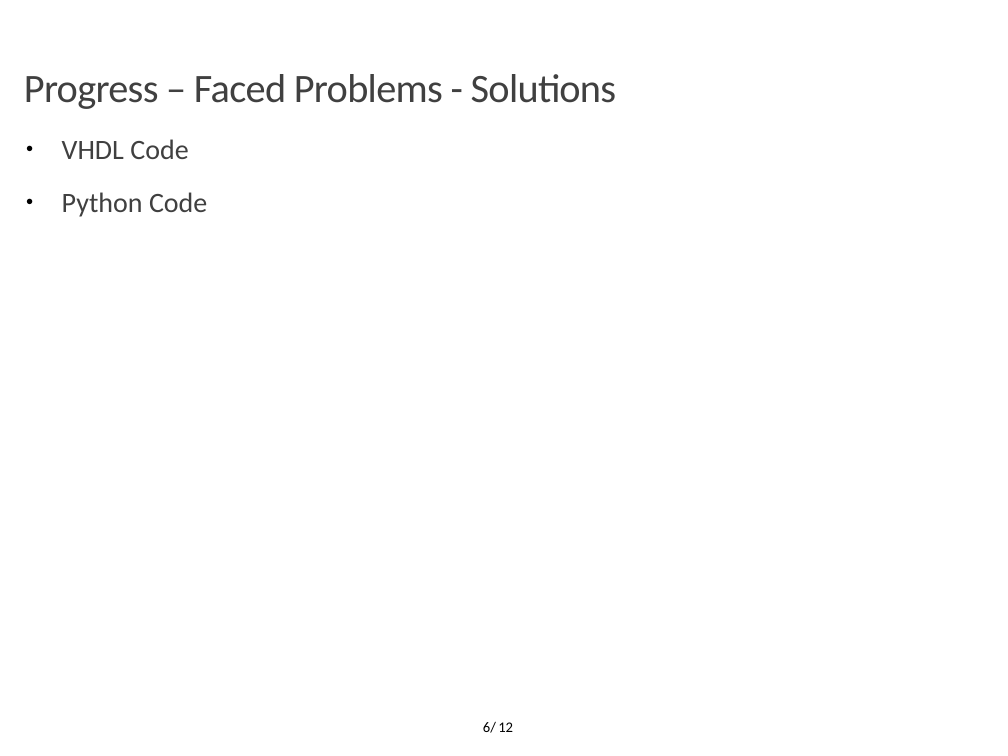
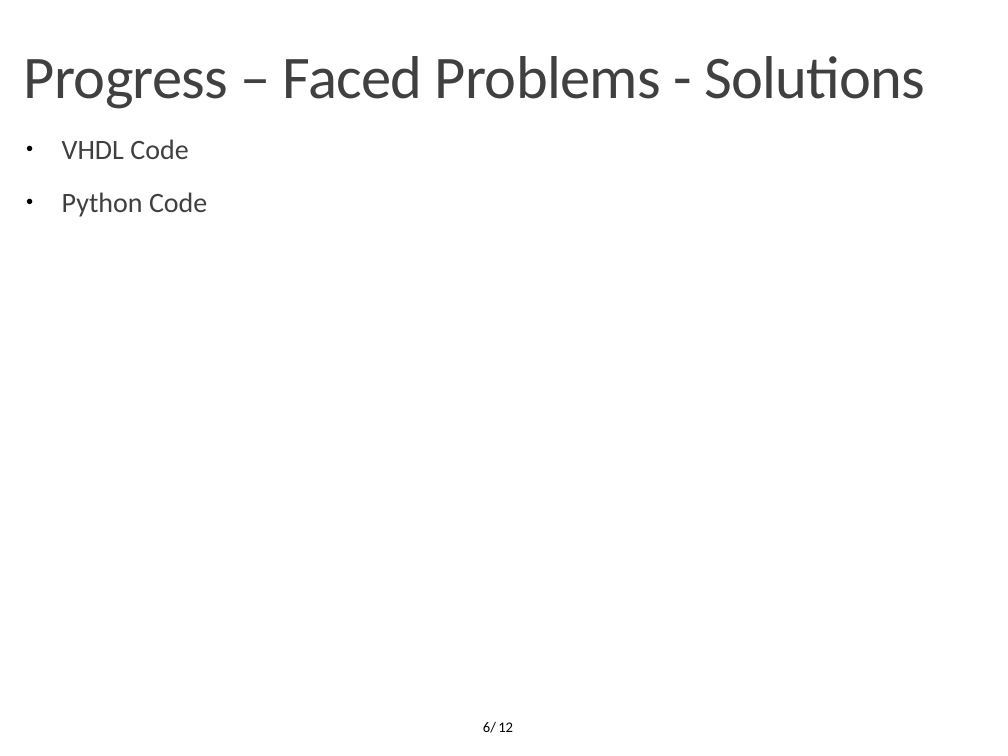
Before and after one commit to OrionLightning/Approximate-Circuit, a slide deck: slide 6 of Presentation Slides/Midterm 23-11-2021.pptx. Drawn at 1008x756 pixels with LibreOffice and Linux fonts; fonts in the diff are those of the drawing; background and template pictures are left out. Boxes give left, top, right and bottom in pixels: in the first picture for what was removed or moved away, otherwise in the second. Text is boxed around its words. In the diff, an @@ line names an element or a change of style, - is before the commit and + after.

```diff
--- a/Presentation Slides/Midterm 23-11-2021.pptx
+++ b/Presentation Slides/Midterm 23-11-2021.pptx
@@ text "Progress – Faced Problems - ..." at <box>24,56,925,109</box>: size 28.8 to 43.2 pt @@
```
Also in this commit, not shown: 4 other slides changed, 2 slides added, 2 slides removed.
